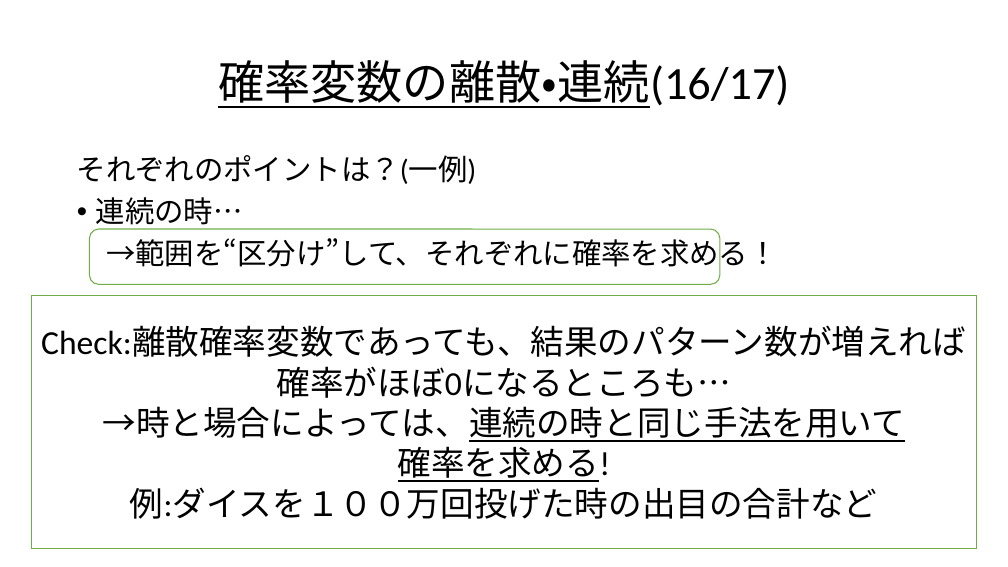
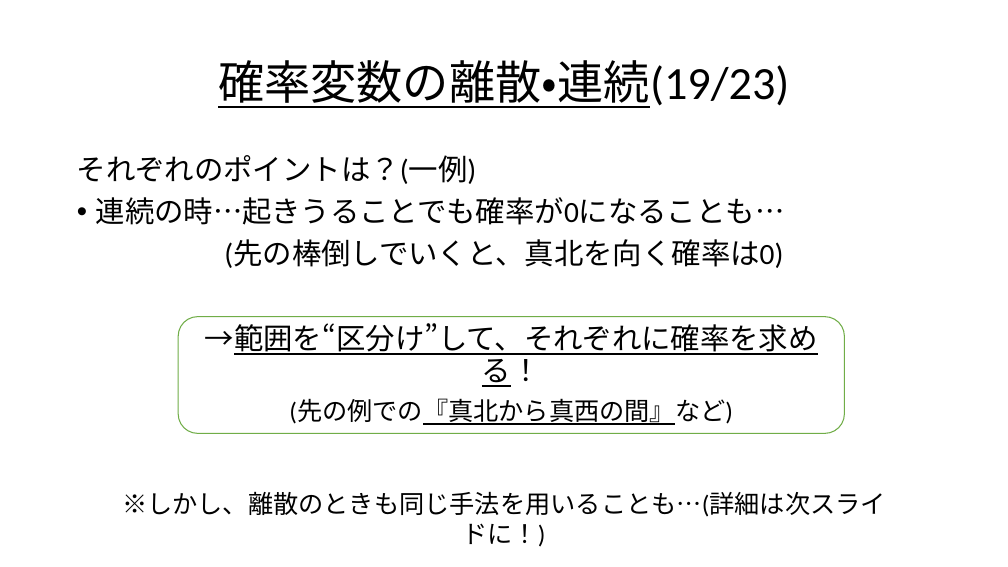
Before and after one commit to Ryo-KATAYAMA/Senior_Project, a slide deck: slide 69 of Chapter4_1.pptx (slide 62 before the commit). Drawn at 1008x567 pixels with LibreOffice and Linux fonts; fonts in the diff are those of the drawing. Boxes give left, top, right and bottom in pixels: in the first picture for what was removed or moved away, otherwise in the second. Text is boxed around its words. In the diff, an @@ line names an element or a change of style, - is before the commit and + after.

```diff
--- a/Chapter4_1.pptx
+++ b/Chapter4_1.pptx
@@ title at (x1=218, y1=60, x2=789, y2=108): text changed @@
-確率変数の離散・連続(16/17)
+確率変数の離散・連続(19/23)
@@ text at (x1=96, y1=197, x2=785, y2=268): text changed @@
-• 連続の時…
-→範囲を“区分け”して、それぞれに確率を求める！
+• 連続の時…起きうることでも確率が0になることも…
+(先の棒倒しでいくと、真北を向く確率は0)
@@ rounded rectangle removed at (x1=89, y1=229, x2=720, y2=284) @@
@@ rectangle removed at (x1=31, y1=296, x2=977, y2=549) @@
-Check:離散確率変数であっても、結果のパターン数が増えれば
-確率がほぼ0になるところも…
-→時と場合によっては、連続の時と同じ手法を用いて
-確率を求める!
-例:ダイスを１００万回投げた時の出目の合計など
@@ rounded rectangle added at (x1=178, y1=317, x2=845, y2=433), fill #FFFFFF, outline #70AD47 1 pt, 28 pt, text #000000, underline @@
+→範囲を“区分け”して、それぞれに確率を求める！
+(先の例での『真北から真西の間』など)
@@ text added at (x1=122, y1=491, x2=886, y2=516), 24 pt, text #000000 @@
+※しかし、離散のときも同じ手法を用いることも…(詳細は次スライドに！)
```
Also in this commit, not shown: 56 other slides changed, 22 slides added, 4 slides removed.
